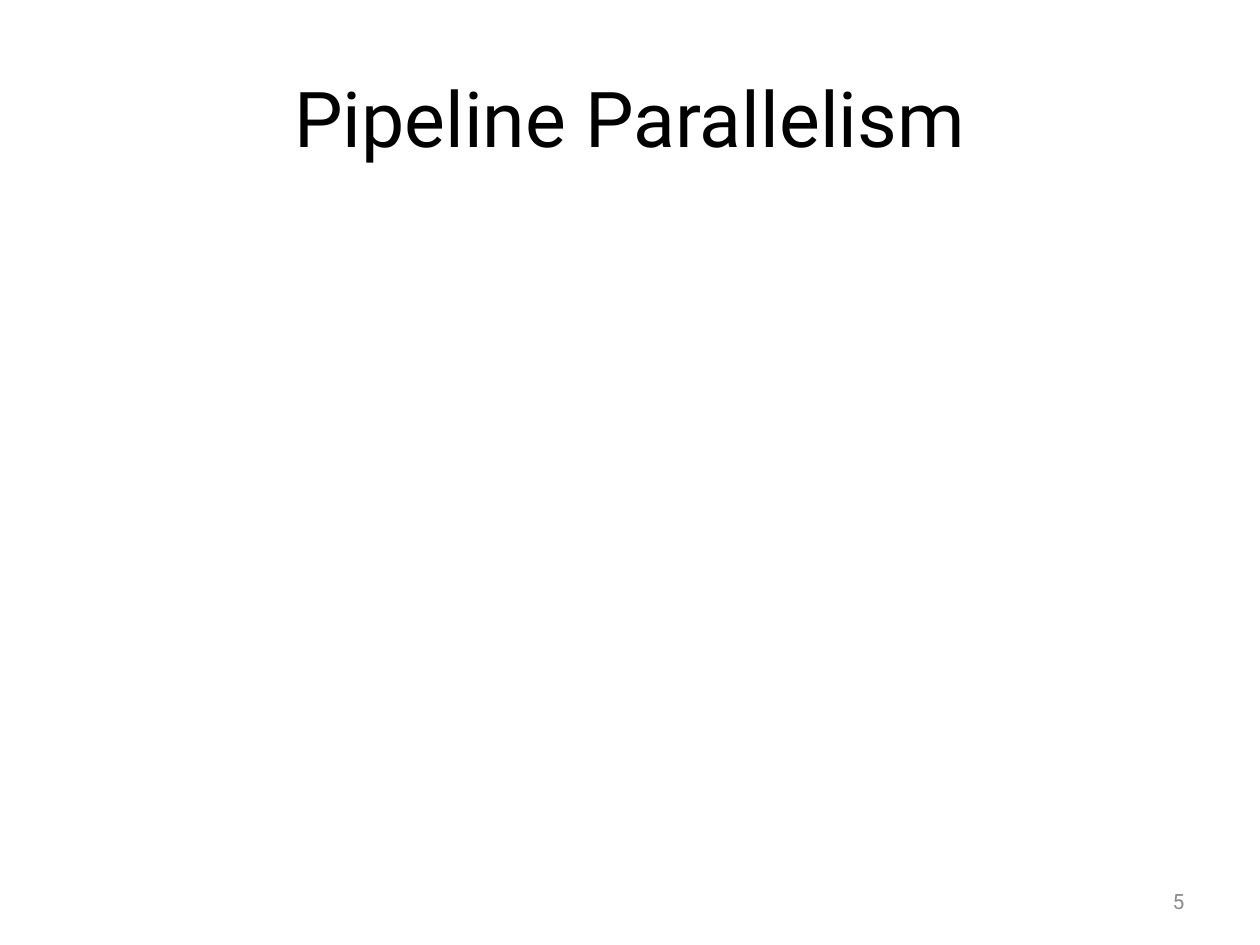
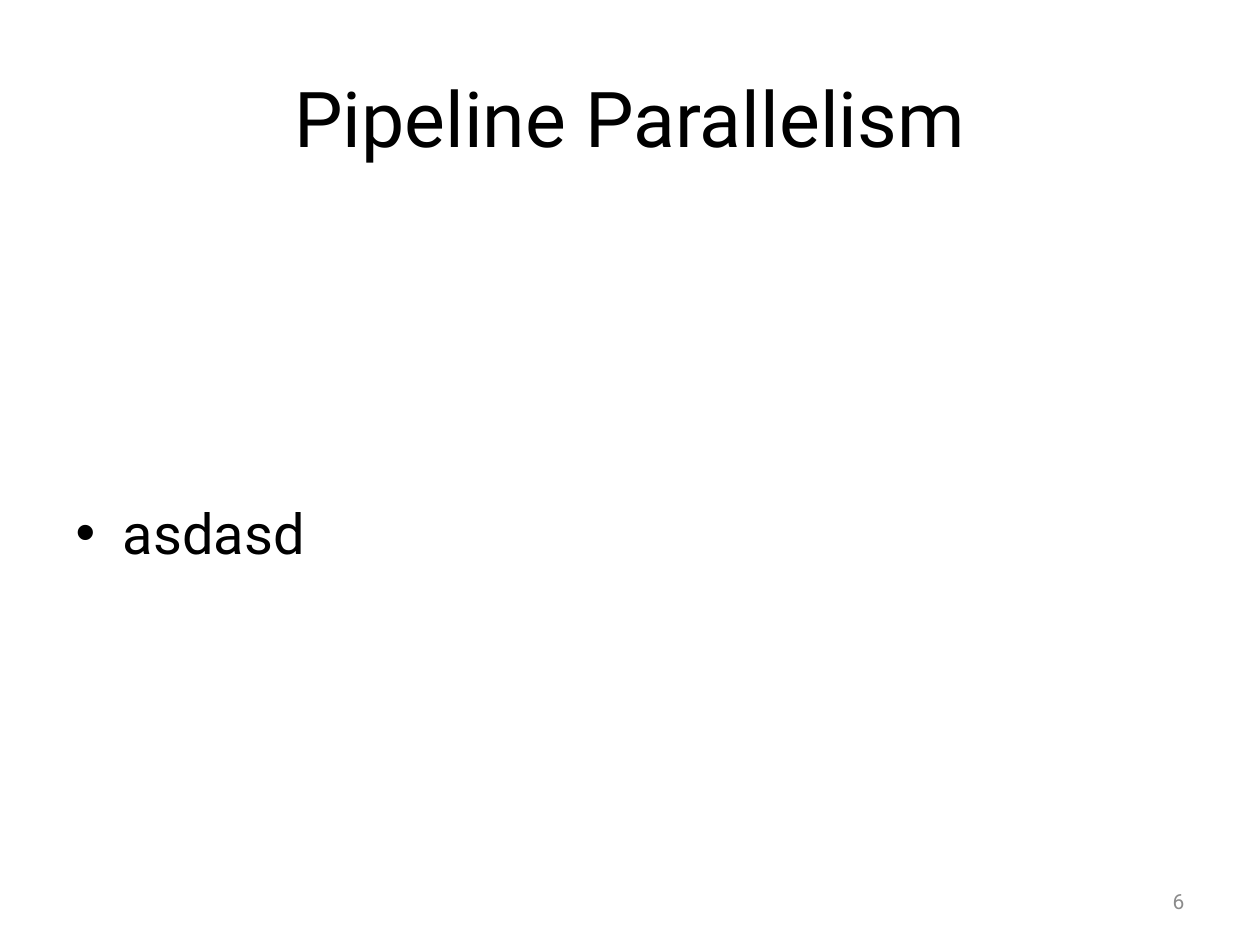
Before and after one commit to Jule/aw1, a slide deck: slide 6 of Praese/Presentation1.pptx (slide 5 before the commit). Drawn at 1260x945 pixels with LibreOffice and Linux fonts; fonts in the diff are those of the drawing; background and template pictures are left out. Boxes give left, top, right and bottom in pixels: in the first picture for what was removed or moved away, otherwise in the second. Text is boxed around its words. In the diff, an @@ line names an element or a change of style, - is before the commit and + after.

```diff
--- a/Praese/Presentation1.pptx
+++ b/Praese/Presentation1.pptx
@@ text added at bbox=[123, 512, 305, 555], 32 pt, text #000000 @@
+• asdasd
@@ page number at bbox=[1173, 894, 1185, 909]: text changed @@
-5
+6
```
Also in this commit, not shown: 7 other slides changed, 1 slide added, 2 other files.
